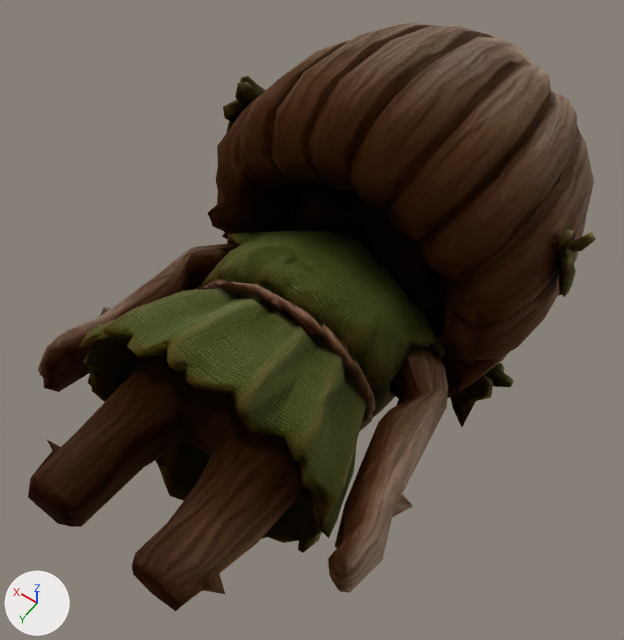
One commit to the glTF model Assets/Models/Bramblekin/Walking_female_lod1.glb: the scene before it, then after it.
The view is the same before and after, from a 50 mm camera at (-0.449, 0.192, 0.952) aimed at (0.001, -0.438, -0.038). Every picture has the same lights, and +X, +Y and +Z are marked at lower left. The first picture is the older version. Vertices at exactly the same position are counted once.

Objects in the first picture: 'tripo_node_265e9ac8'.
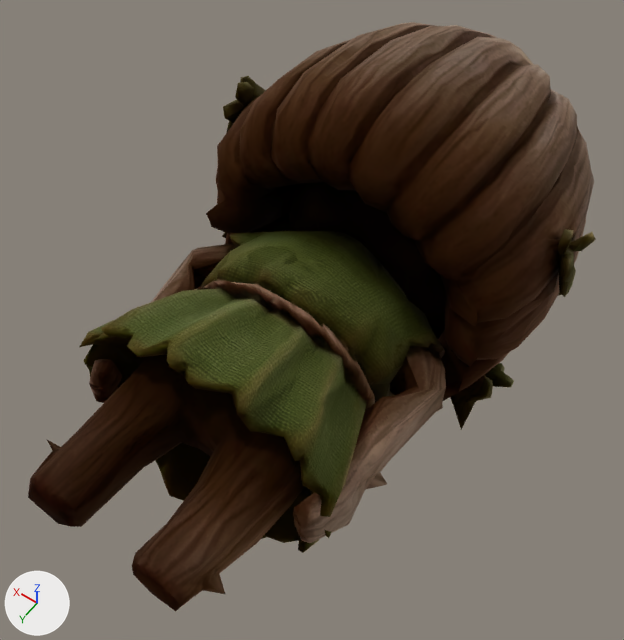
The edits, one by one:
me_tripo_node_265e9ac8 has 2000 vertices, 3995 faces and spans x -0.297..0.298, y -0.997..0.0, z -0.261..0.261.
me_tripo_node_265e9ac8 is used by ob_tripo_node_265e9ac8; location (0.0, 0.0, 0.0).
me_tripo_node_265e9ac8 part 1: 7 vertices moved from x 0.195..0.233, y -0.497..-0.411, z -0.07..0.023 to x 0.193..0.234, y -0.497..-0.411, z -0.07..0.023; 88 vertices removed from x 0.007..0.272, y -0.587..-0.137, z -0.201..0.001; 87 vertices added at x 0.069..0.253, y -0.576..-0.164, z -0.199..0.0.
me_tripo_node_265e9ac8 part 2: 70 vertices moved from x -0.268..-0.155, y -0.496..-0.141, z -0.161..0.021 to x -0.243..-0.147, y -0.495..-0.168, z -0.161..0.021; 16 vertices removed from x -0.272..-0.184, y -0.504..-0.14, z -0.165..0.07; 18 vertices added at x -0.23..-0.166, y -0.517..-0.165, z -0.168..0.07.

What differs and where, as boxes (x1, y1, x2, y2) in the pictures (624 x 640 px; the box of a moved part takes in the faces that stretch with it):
part 1 of me_tripo_node_265e9ac8, moved or reshaped: before (38, 199, 238, 451); after (89, 199, 238, 403)
part 2 of me_tripo_node_265e9ac8, moved or reshaped: before (328, 281, 507, 593); after (293, 281, 507, 543)
